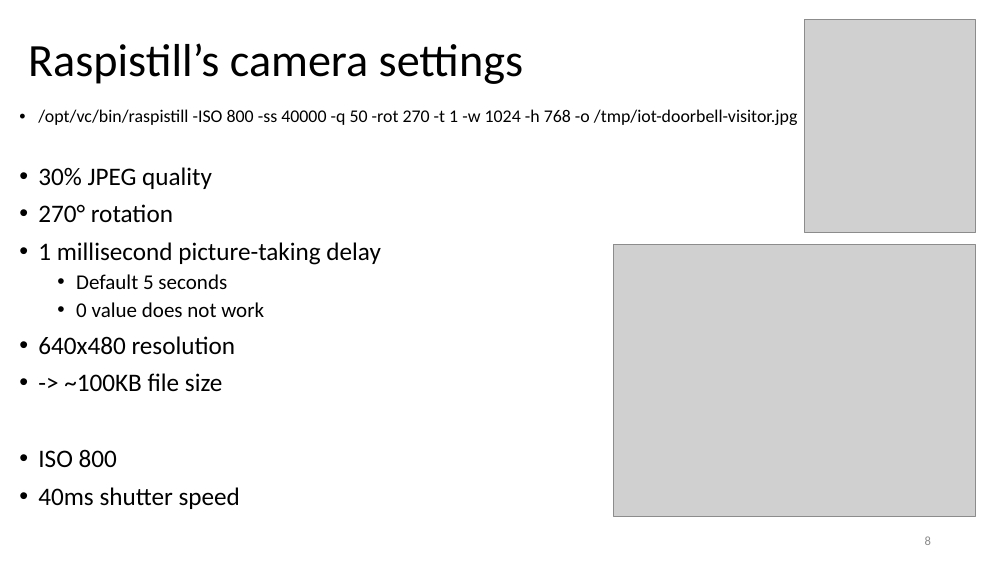
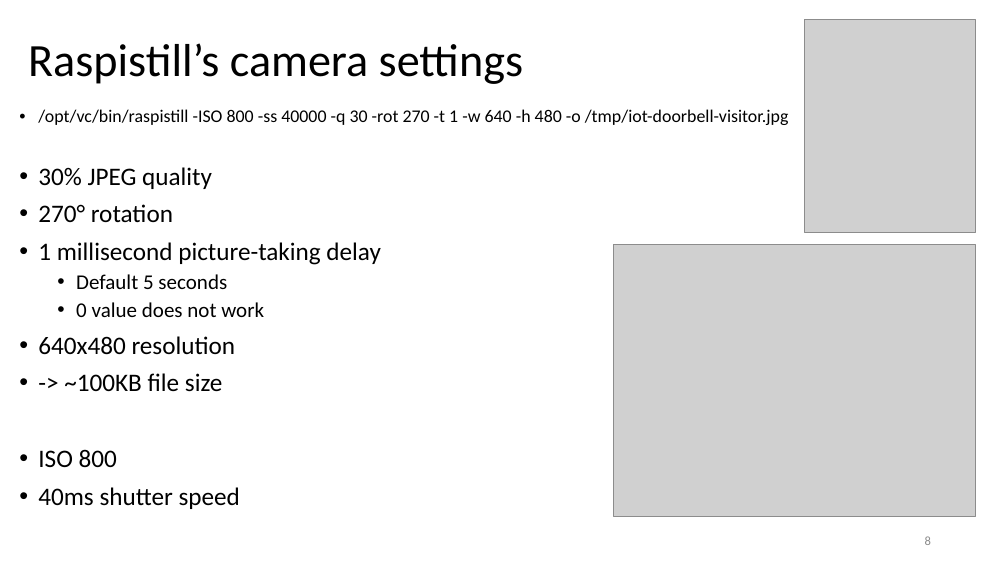
Before and after one commit to yeokm1/sp-iot-doorbell, a slide deck: slide 8 of sp-iot-doorbell-slides.pptx. Drawn at 1008x567 pixels with LibreOffice and Linux fonts; fonts in the diff are those of the drawing; grey boxes stand for pictures. Boxes give left, top, right and bottom in pixels: in the first picture for what was removed or moved away, otherwise in the second. Text is boxed around its words. In the diff, an @@ line names an element or a change of style, - is before the commit and + after.

Commit message:
update slides

```diff
--- a/sp-iot-doorbell-slides.pptx
+++ b/sp-iot-doorbell-slides.pptx
@@ text at box(38, 109, 789, 125): text changed @@
-• /opt/vc/bin/raspistill -ISO 800 -ss 40000 -q 50 -rot 270 -t 1 -w 1024 -h 768 -o /tmp/iot-doorbell-visitor.jpg
+• /opt/vc/bin/raspistill -ISO 800 -ss 40000 -q 30 -rot 270 -t 1 -w 640 -h 480 -o /tmp/iot-doorbell-visitor.jpg
```
Also in this commit, not shown: 1 other slide changed, 1 slide added.
